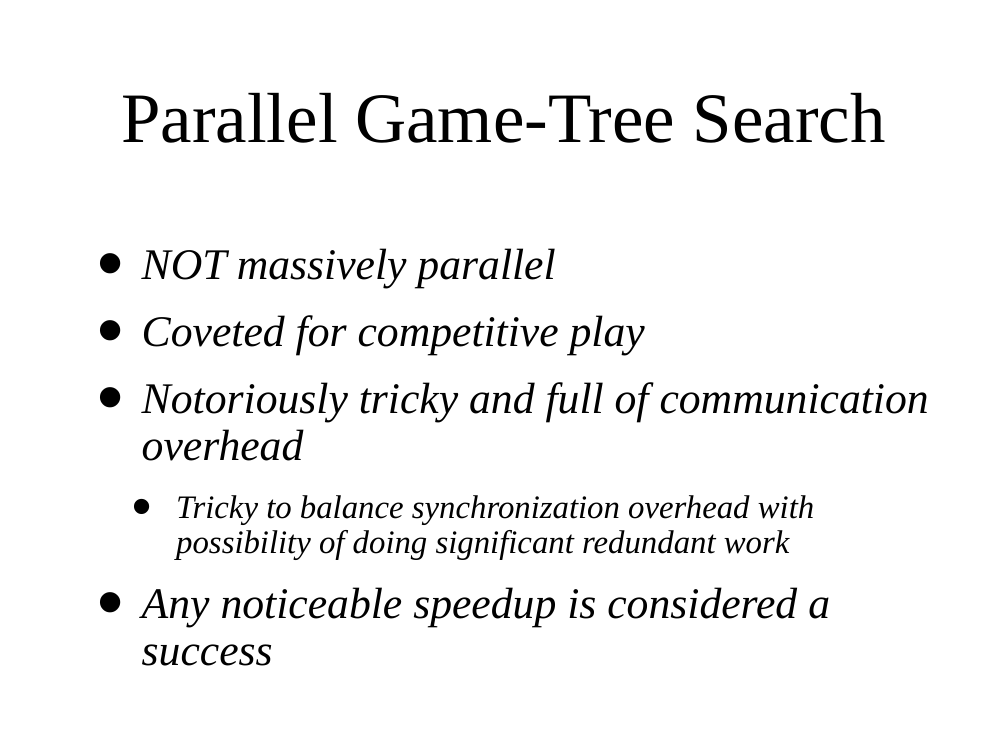
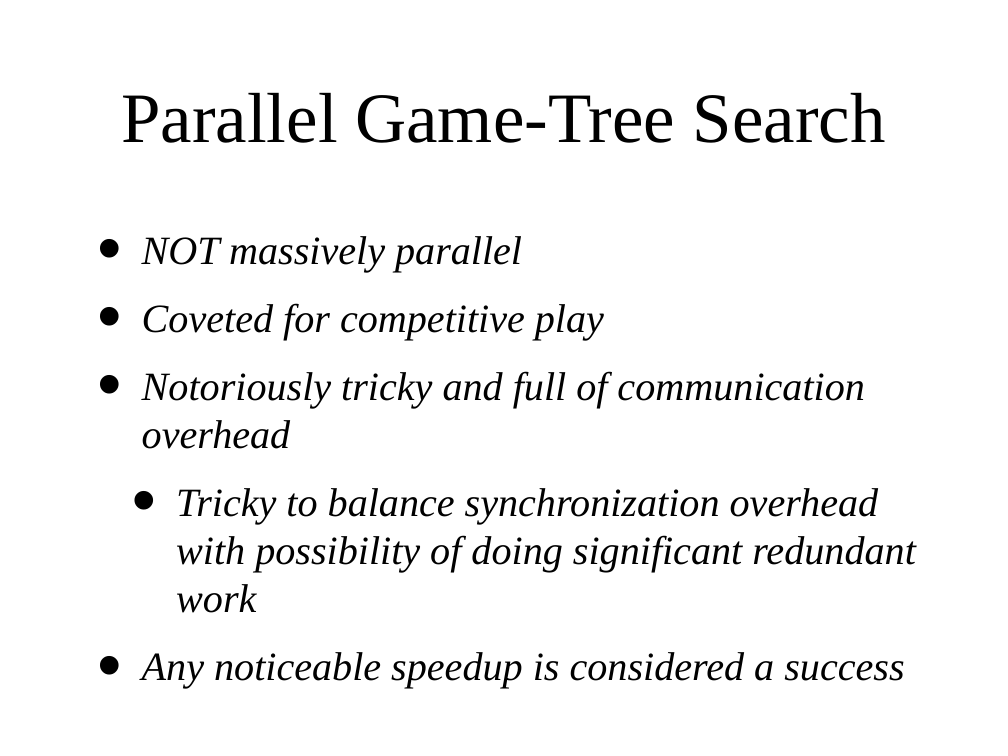
Before and after one commit to amod0017/rit-othello, a slide deck: slide 12 of Othello/other/Othello-Presentation-2.ppt. Drawn at 1008x756 pixels with LibreOffice and Linux fonts; fonts in the diff are those of the drawing; background and template pictures are left out. Boxes give left, top, right and bottom in pixels: in the first picture for what was removed or moved away, otherwise in the second. Text is boxed around its words. In the diff, an @@ line names an element or a change of style, - is before the commit and + after.

```diff
--- a/Othello/other/Othello-Presentation-2.ppt
+++ b/Othello/other/Othello-Presentation-2.ppt
@@ text "NOT massively parallel" at [142,236,916,688]: size 44.4 to 40.8 pt in "NOT massively parallel", "Coveted for competitive play", "Notoriously tricky and full of communication overhead", "Any noticeable speedup is considered a success"; size 33.3 to 40.8 pt in "Tricky to balance synchronization overhead with possibility ..."; line spacing 0.9 to 1 @@
```
Also in this commit, not shown: 12 other slides changed.
